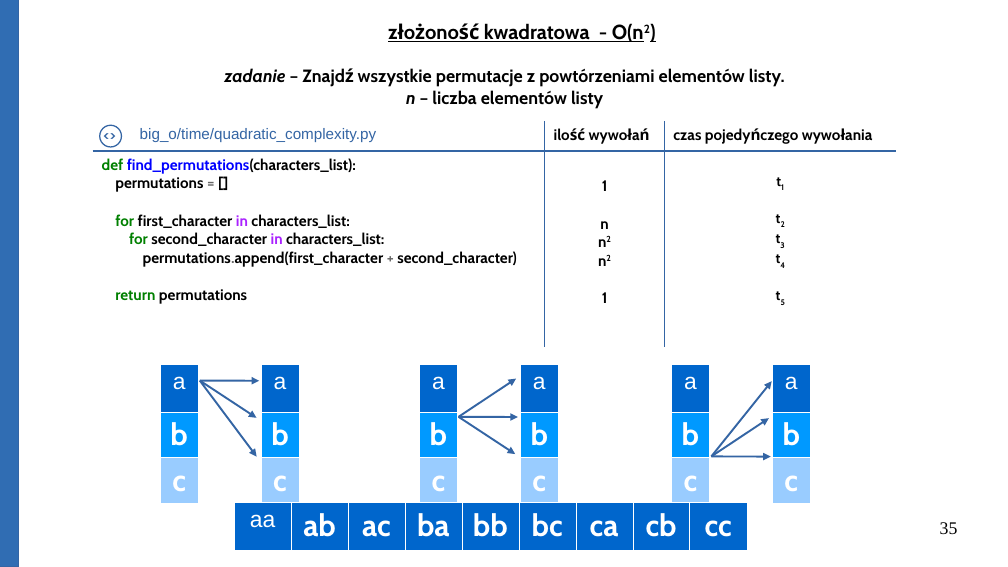
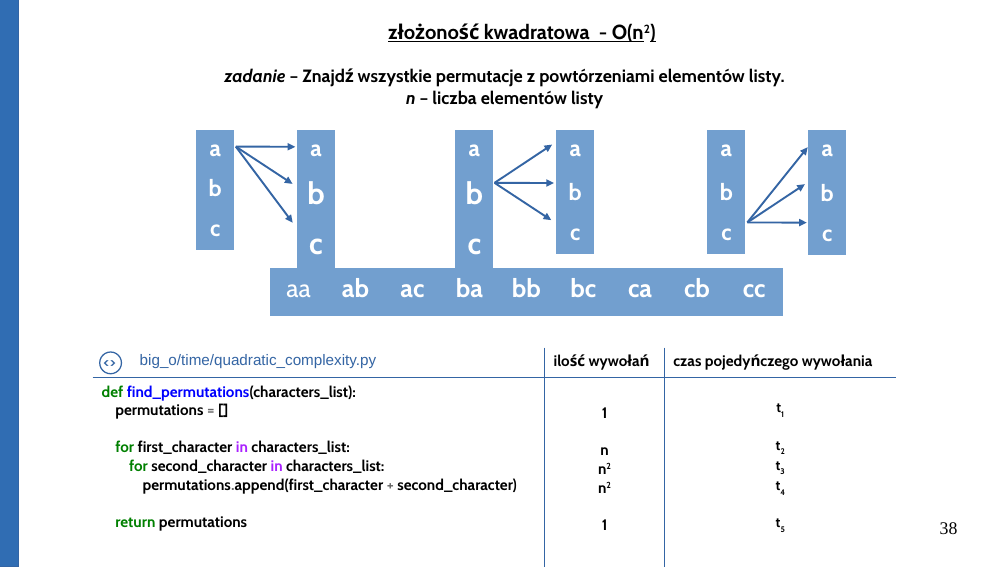
Before and after one commit to Michael-Wisniewski/algorithmic-workshop, a slide deck: slide 38 of gotowa.odp (slide 35 before the commit). Drawn at 1008x567 pixels with LibreOffice and Linux fonts; fonts in the diff are those of the drawing. Boxes give left, top, right and bottom in pixels: in the first picture for what was removed or moved away, otherwise in the second. Text is boxed around its words. In the diff, an @@ line names an element or a change of style, - is before the commit and + after.

Commit message:
Update presentation

```diff
--- a/gotowa.odp
+++ b/gotowa.odp
@@ table at [197, 130, 234, 248] @@
@@ fill #0066CC to #729FCF in row 1, column 1 @@
@@ fill #0099FF to #729FCF in row 2, column 1 @@
@@ fill #99CCFF to #729FCF in row 3, column 1 @@
@@ font Arial to Cabin, bold on in "a" @@
@@ size 24 to 18 pt in "b", "c" @@
@@ borders changed @@
@@ table: place and size @@
-table at [160, 364, 198, 495]
+table at [197, 130, 234, 248]
@@ 6 arrows, 3 tables: place and size @@
-6 arrows, 3 tables at [200, 364, 772, 550]
+6 arrows, 3 tables at [236, 130, 808, 316]
@@ arrow moved from (712, 456) - (771, 456) to (236, 146) - (295, 147) @@
@@ table at [297, 130, 335, 258] @@
@@ fill #0066CC to #729FCF in row 1, column 1 @@
@@ fill #0099FF to #729FCF in row 2, column 1 @@
@@ fill #99CCFF to #729FCF in row 3, column 1 @@
@@ font Arial to Cabin, bold on in "a" @@
@@ borders changed @@
@@ table at [456, 130, 493, 258] @@
@@ fill #0066CC to #729FCF in row 1, column 1 @@
@@ fill #0099FF to #729FCF in row 2, column 1 @@
@@ fill #99CCFF to #729FCF in row 3, column 1 @@
@@ font Arial to Cabin, bold on in "a" @@
@@ borders changed @@
@@ table at [556, 130, 594, 254] @@
@@ fill #0066CC to #729FCF in row 1, column 1 @@
@@ fill #0099FF to #729FCF in row 2, column 1 @@
@@ fill #99CCFF to #729FCF in row 3, column 1 @@
@@ font Arial to Cabin, bold on in "a" @@
@@ size 24 to 18 pt in "b", "c" @@
@@ borders changed @@
@@ table: place and size @@
-table at [520, 364, 558, 495]
+table at [556, 130, 594, 254]
@@ table at [708, 130, 745, 254] @@
@@ fill #0066CC to #729FCF in row 1, column 1 @@
@@ fill #0099FF to #729FCF in row 2, column 1 @@
@@ fill #99CCFF to #729FCF in row 3, column 1 @@
@@ font Arial to Cabin, bold on in "a" @@
@@ size 24 to 18 pt in "b", "c" @@
@@ borders changed @@
@@ table: place and size @@
-table at [671, 364, 709, 495]
+table at [708, 130, 745, 254]
@@ table at [809, 130, 846, 255] @@
@@ fill #0066CC to #729FCF in row 1, column 1 @@
@@ fill #0099FF to #729FCF in row 2, column 1 @@
@@ fill #99CCFF to #729FCF in row 3, column 1 @@
@@ font Arial to Cabin, bold on in "a" @@
@@ size 24 to 18 pt in "b", "c" @@
@@ borders changed @@
@@ table: place and size @@
-table at [773, 364, 810, 495]
+table at [809, 130, 846, 255]
@@ arrow moved from (200, 381) - (260, 381) to (495, 183) - (554, 183) @@
@@ arrow moved from (458, 417) - (518, 417) to (747, 222) - (807, 223) @@
@@ table at [271, 268, 782, 316] @@
@@ fill #0066CC to #729FCF in row 1 @@
@@ size 18 to 20 pt, font Arial to Cabin in "aa" @@
@@ size 24 to 20 pt in "ab", "ac", "ba", "bb" and 4 more places @@
@@ borders changed @@
@@ 1 table, 1 text, 1 ellipse: place and size @@
-1 table, 1 text, 1 ellipse at [92, 121, 895, 325]
+1 table, 1 text, 1 ellipse at [92, 348, 895, 552]
@@ page number at [940, 522, 958, 534]: text changed @@
-35
+38
```
Also in this commit, not shown: 12 other slides changed, 4 slides added, 1 slide removed, 7 other files.
